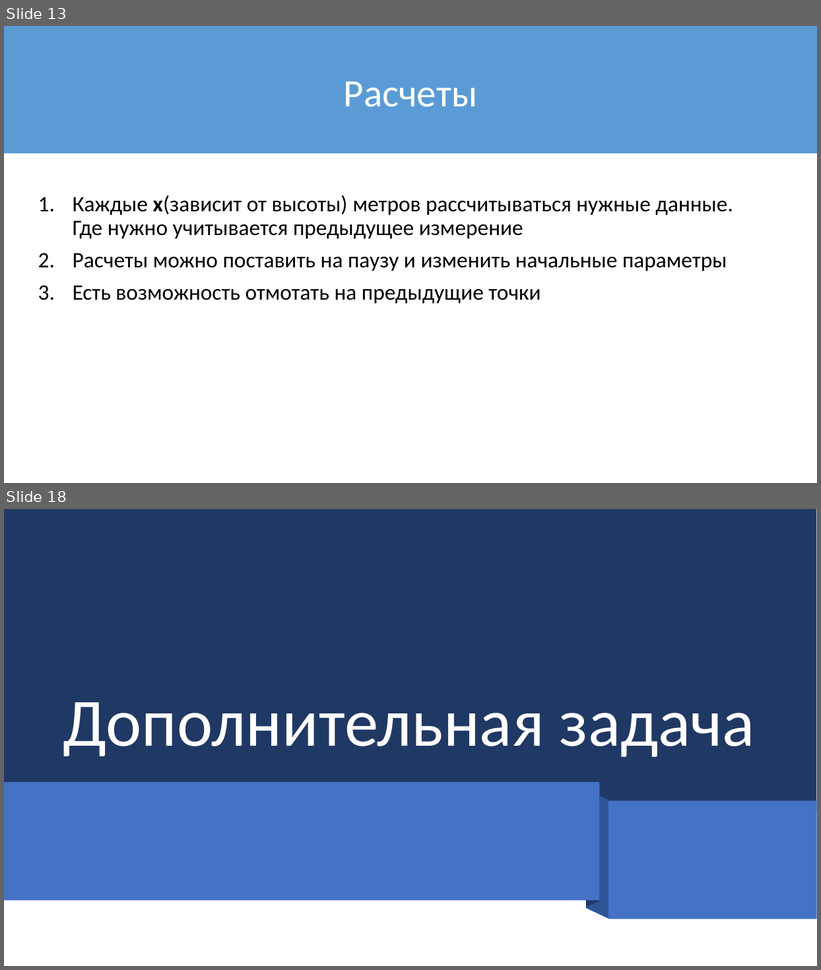
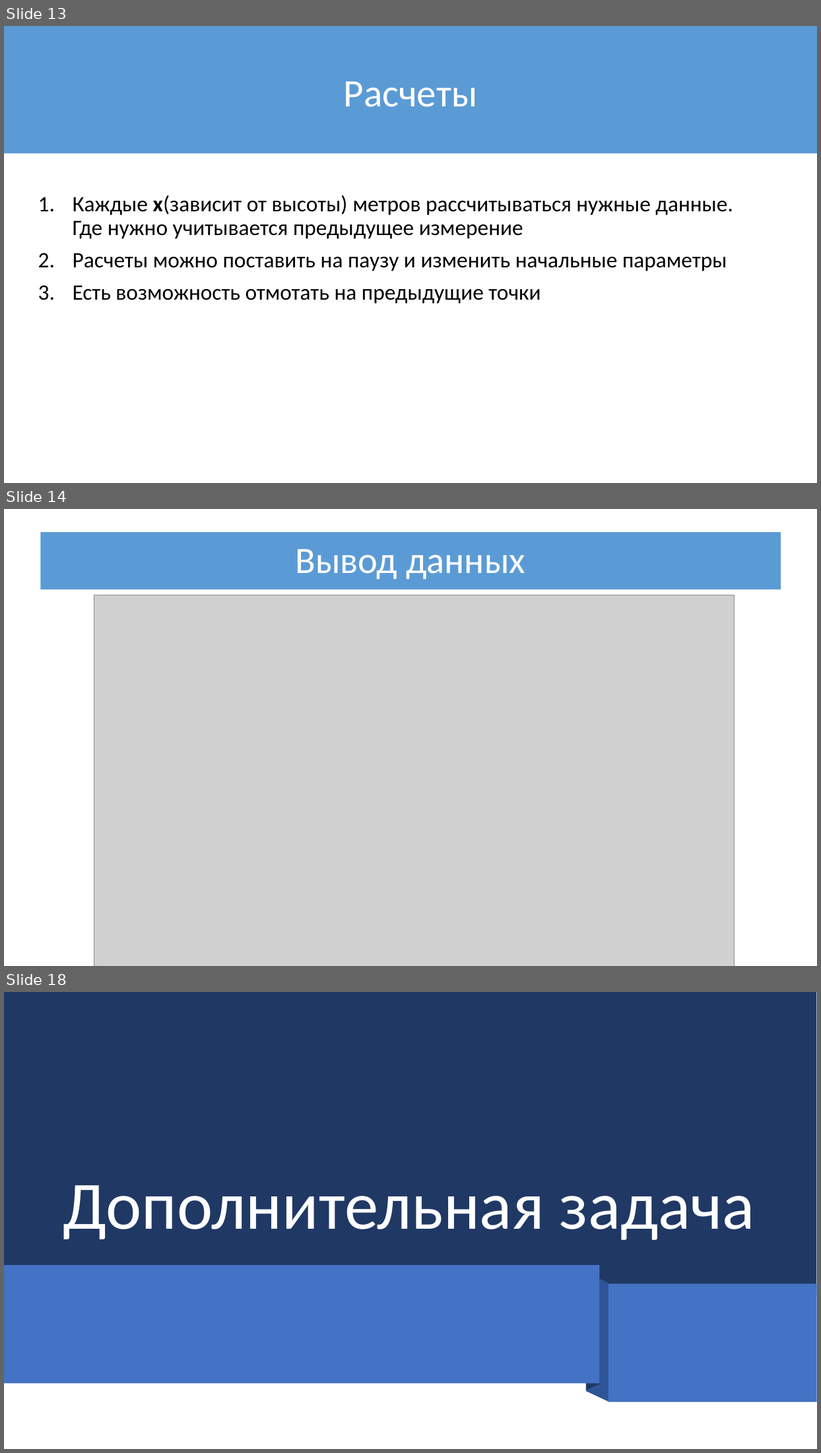
Before and after one commit to RobertArifulin/Falling_Ball, a slide deck: Презентация_Проекта2 2.pptx. Shown one above the other, each under a label of ours: slides 13 and 18 before the commit, slides 13, 14 and 18 after it; the slides between them are not shown. The pictures are 821x970 and 821x1453 pixels, drawn with LibreOffice and Linux fonts; fonts in the diff are those of the drawing; grey boxes stand for pictures. Boxes give left, top, right and bottom in pixels: in the first picture for what was removed or moved away, otherwise in the second. Text is boxed around its words. In the diff, an @@ line names an element or a change of style, - is before the commit and + after.

```diff
--- a/Презентация_Проекта2 2.pptx
+++ b/Презентация_Проекта2 2.pptx
@@ slide 14 added at (4, 509, 817, 966), background #FFFFFF @@
@@ rectangle added at (40, 532, 781, 652), fill #5B9BD5 @@
@@ title added at (295, 549, 525, 580), 44 pt, text #FFFFFF @@
+Вывод данных
@@ rectangle added at (40, 590, 781, 652), fill #FFFFFF, outline #FFFFFF 1 pt @@
@@ picture added at (94, 595, 734, 966) @@
```
Also in this commit, not shown: 2 slides changed, 2 other slides added, 3 slides removed, 5 other files.
